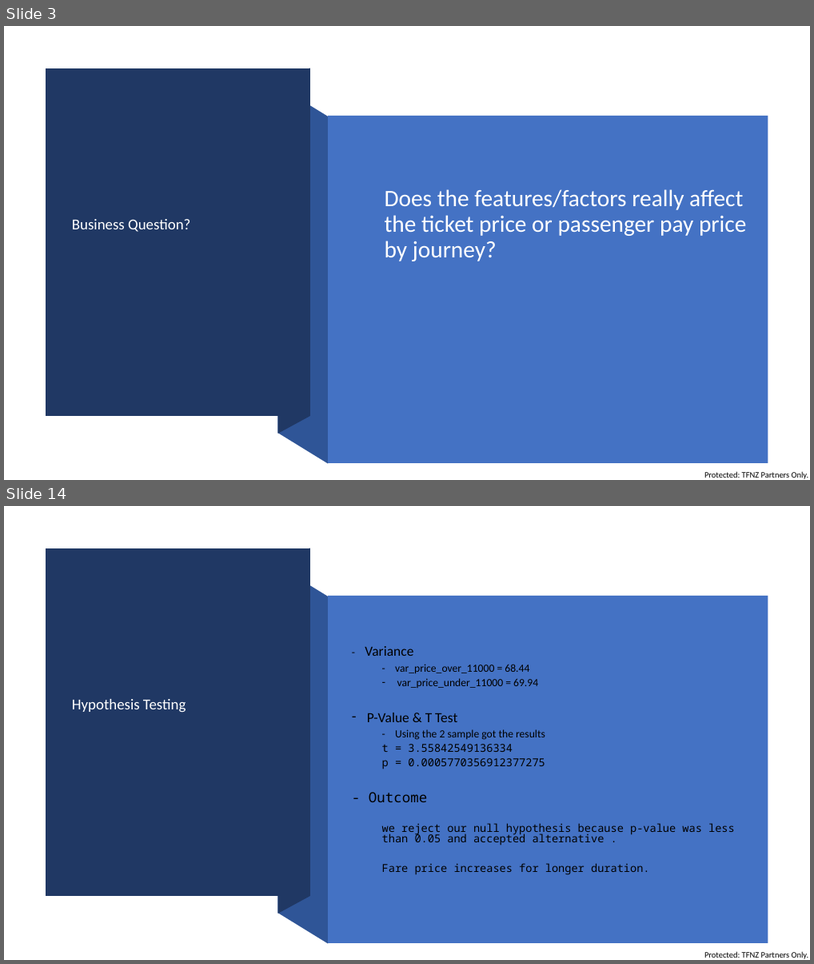
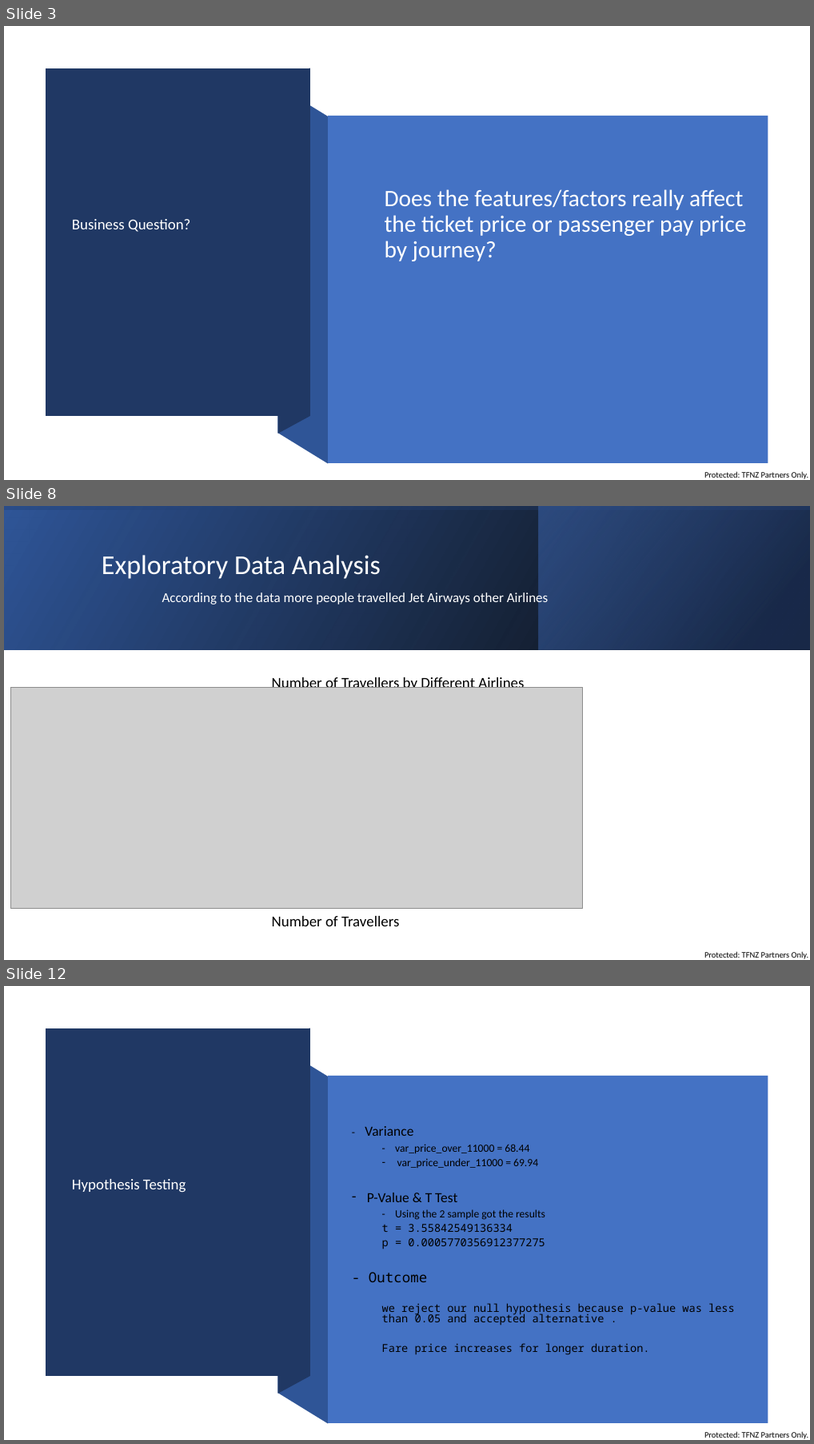
Before and after one commit to divraj2022/IOD_DIV, a slide deck: Mini Project 1/Mini Project 1.PPTX. Shown one above the other, each under a label of ours: slides 3 and 14 before the commit, slides 3, 8 and 12 after it; the slides between them are not shown. The pictures are 814x964 and 814x1444 pixels, drawn with LibreOffice and Linux fonts; fonts in the diff are those of the drawing; grey boxes stand for pictures. Boxes give left, top, right and bottom in pixels: in the first picture for what was removed or moved away, otherwise in the second. Text is boxed around its words. In the diff, an @@ line names an element or a change of style, - is before the commit and + after.

```diff
--- a/Mini Project 1/Mini Project 1.PPTX
+++ b/Mini Project 1/Mini Project 1.PPTX
@@ slide 8 added at (4,506,810,960), background #FFFFFF; not listed: 1 template element that a slide beside it also shows @@
@@ rectangle added at (4,506,810,649), fill gradient #000000 to #2F5597 @@
@@ rectangle added at (4,506,810,649), fill gradient #2F5597 to #000000 @@
@@ rectangle added at (538,506,810,649), fill gradient #203864 to #4472C4 @@
@@ title added at (102,555,549,607), 16.2 pt, text #FFFFFF @@
+Exploratory Data Analysis
+According to the data more people travelled Jet Airways other Airlines
@@ picture added at (11,687,583,908) @@
@@ text added at (272,675,524,688), 18 pt, text #000000 @@
+Number of Travellers by Different Airlines
@@ text added at (272,916,399,926), 18 pt, text #000000 @@
+Number of Travellers
@@ what was slide 14 is now slide 12 @@
```
Also in this commit, not shown: 4 slides changed, 4 other slides added, 8 slides removed, 1 other file.
